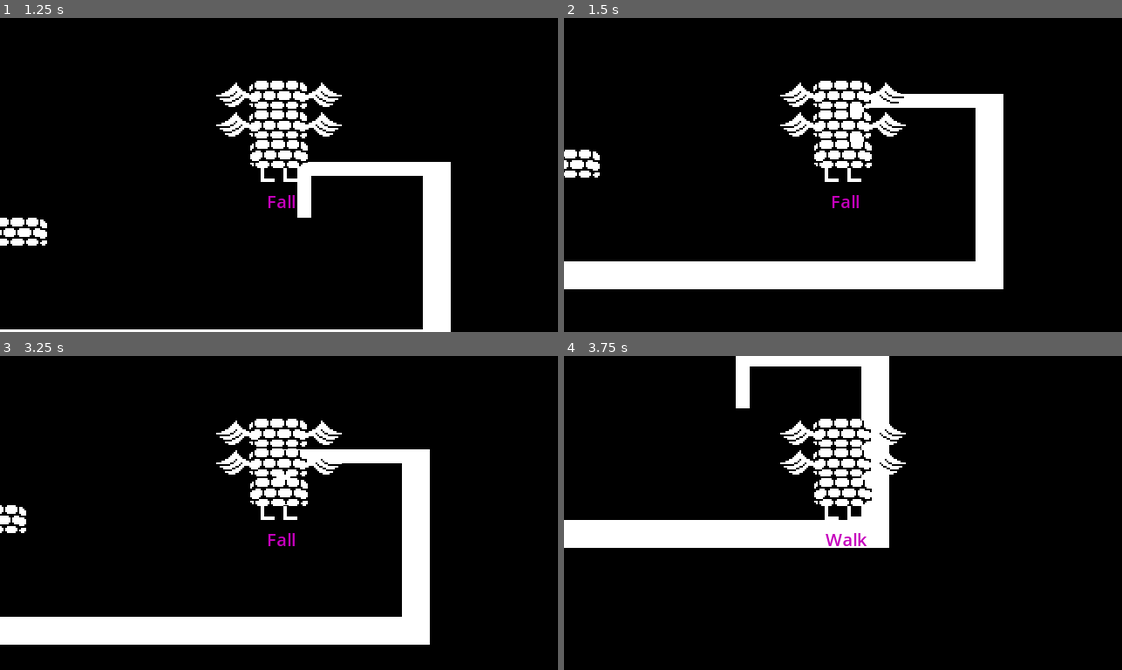
Above: before the commit, frames 1-4 (two rows, left to right).
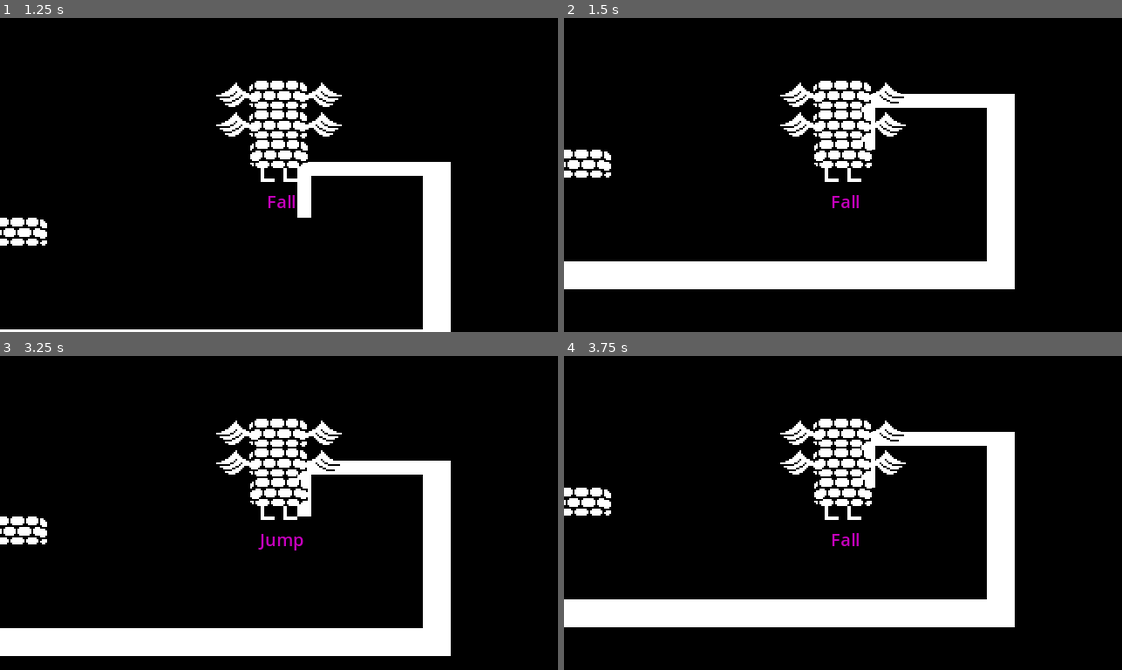
Above: after the commit, the same moments.

Repository: EricElMagenta/TowerSquared
Game: Godot game, scene res://world/world_test.tscn
The game is run twice, just before and just after one commit, with the same random seed, the same clock (stepped at 60 frames per second) and the same inputs.
Inputs:
- Up to frame 1 (1.25 s): hold D (right) from 0.53 s (still down); tap Space (jump) at 0.77 s
- Up to frame 2 (1.5 s): keep holding D (right)
- Up to frame 3 (3.25 s): tap Space (jump) at 1.52, 3.02 s; release D (right) at 2.03 s; hold A (left) 2.03-2.78 s; hold D (right) from 2.78 s (still down)
- Up to frame 4 (3.75 s): keep holding D (right)

Frame 1 is identical in both runs. In frame 2, 2.7% of the frame differs, in the area x 0-81%, y 24-87%; in frame 3, 12%; in frame 4, 19%, in the area x 0-81%, y 0-87%.

Commit message:
Arregladas las colisiones de los pisos alargando la colisión del jugador al agarrar pisos. Pero ahora hay que hacer los sprites más chicos :(

Diff:
--- a/entities/player/floor_manager.gd
+++ b/entities/player/floor_manager.gd
@@ -5,6 +5,7 @@
 const FLOOR_OFFSET = 5
 
 var floors = []
+var player : Player
 
 func _ready():
 	# Se obtiene la información de los power ups agarrados
@@ -15,17 +16,20 @@
 func _process(delta) -> void:
 	pass
 
-func get_floors():
-	pass
+func init(player:Player):
+	self.player = player
 
 # AGREGAR PISOS
 func add_floor(floor_type:String) -> void:
+	player.update_collision()
 	var new_floor_scene = load("res://entities/player/floors/" + floor_type + ".tscn").instantiate()
 	new_floor_scene.add_to_group("PlayerFloors")
 	new_floor_scene.floor_index = len(get_tree().get_nodes_in_group("PlayerFloors"))
 	new_floor_scene.position.y -= FLOOR_HEIGHT * (new_floor_scene.floor_index +1) - FLOOR_OFFSET
 	floors.append(new_floor_scene)
 	call_deferred("add_child", new_floor_scene)
+
+
 
 # SWAP DE PISOS HACIA ABAJO
 func swap_floors_down():
--- a/entities/player/player.gd
+++ b/entities/player/player.gd
@@ -5,6 +5,7 @@
 
 @onready var floor_manager = $FloorManager
 @onready var state_machine = $StateMachine
+@onready var collision_shape_2d = $CollisionShape2D
 
 @export var move_speed  = 200.0
 @export var jump_force = -400.0
@@ -16,6 +17,9 @@
 func _ready():
 	# Se instancia la máquina de estados con el jugador
 	state_machine.init(self)
+
+	#
+	floor_manager.init(self)
 
 func _process(delta):
 	pass
@@ -46,3 +50,7 @@
 		floor_manager.swap_floors_down()
 	elif Input.is_action_just_pressed(actions.swap_up):
 		floor_manager.swap_floors_up()
+
+func update_collision():
+	collision_shape_2d.scale.y += 2.1
+	collision_shape_2d.position.y -= 8.4
--- a/entities/player/player.tscn
+++ b/entities/player/player.tscn
@@ -34,9 +34,6 @@
 sprite_frames = SubResource("SpriteFrames_8phsy")
 animation = &"Idle"
 
-[node name="CollisionShape2D" type="CollisionShape2D" parent="."]
-shape = SubResource("RectangleShape2D_avwer")
-
 [node name="LabelState" type="Label" parent="."]
 unique_name_in_owner = true
 offset_left = -18.0
@@ -65,3 +62,7 @@
 
 [node name="FloorManager" type="Node2D" parent="."]
 script = ExtResource("9_ns01a")
+
+[node name="CollisionShape2D" type="CollisionShape2D" parent="."]
+shape = SubResource("RectangleShape2D_avwer")
+debug_color = Color(0.941176, 0.121569, 1, 0.188235)
